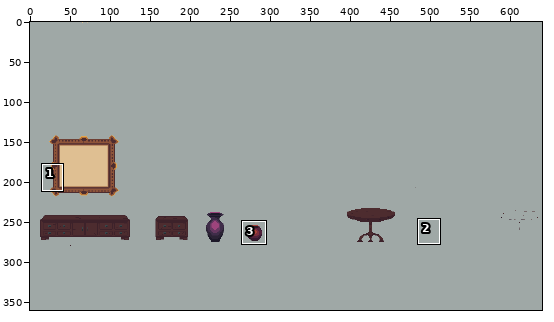
One commit to this pixel-art file: Personal_Genessis/Bocetos/assets fortaleza.aseprite. The picture above shows the old version from afar; the outline marks the close-up.
Close-up. Before the commit:
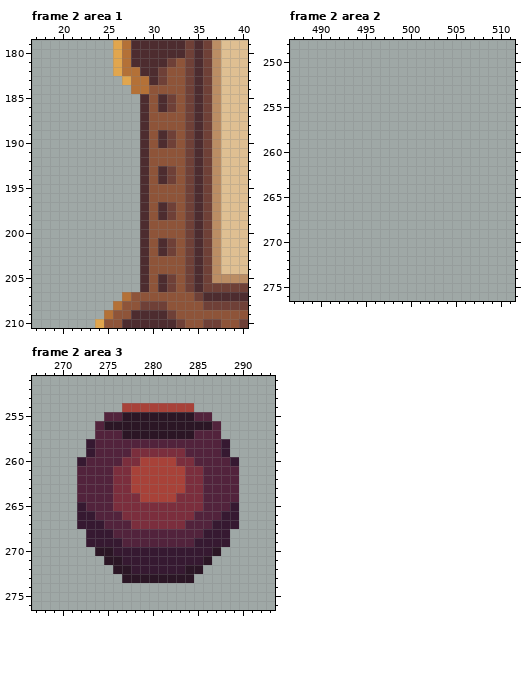
640x360 pixels, 11 frames. Colours within 5 levels of each other are drawn and written as one. Shown: frame 2 area 1: x 17..40, y 179..210; frame 2 area 2: x 487..511, y 248..276; frame 2 area 3: x 267..293, y 251..276. The commit also changed other frames or places, which this record leaves out.
After the commit:
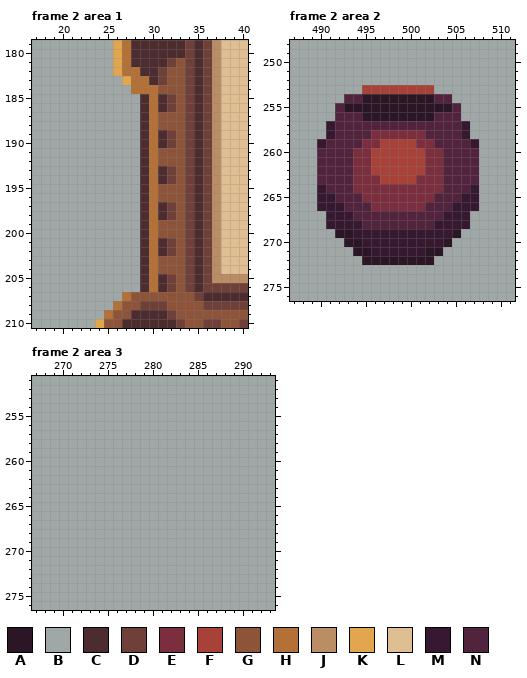
Palette (. is transparent): A #2b1625  B #9fa8a6  C #4d2c2f  D #6f4037  E #7b2e3d  F #a84239  G #8e5439  H #b47137  J #bb8d64  K #e1a64e  L #dfbf92  M #361931  N #52233c
From old to new:
Frame 2 area 1, layer "Layer 4":
y 184..206: x 30 G -> H
Frame 2 area 2, layer "Layer 4":
y 253: x 495..502 BBBBBBBB -> FFFFFFFF
y 254: x 493..504 BBBBBBBBBBBB -> NNAAAAAAAANN
y 255: x 492..505 BBBBBBBBBBBBBB -> NAAAAAAAAAAAAN
y 256: x 492..505 BBBBBBBBBBBBBB -> NNNAAAAAAAANNN
y 257: x 491..506 BBBBBBBBBBBBBBBB -> MNNNNNNNNNNNNNNM
y 258: x 491..506 BBBBBBBBBBBBBBBB -> MNNNNEEEEEENNNNM
y 259: x 490..507 BBBBBBBBBBBBBBBBBB -> MNNNNEEFFFFEENNNNM
y 260..262: x 490..507 BBBBBBBBBBBBBBBBBB -> NNNNEEFFFFFFEENNNN
y 263: x 490..507 BBBBBBBBBBBBBBBBBB -> NNNNEEEFFFFEEENNNN
y 264: x 490..507 BBBBBBBBBBBBBBBBBB -> MNNNEEEEEEEEEENNNM
y 265: x 490..507 BBBBBBBBBBBBBBBBBB -> MMNNNEEEEEEEENNNMM
y 266: x 490..507 BBBBBBBBBBBBBBBBBB -> MMMNNNEEEEEENNNMMM
y 267: x 491..506 BBBBBBBBBBBBBBBB -> MMMNNNNNNNNNNMMM
y 268: x 491..506 BBBBBBBBBBBBBBBB -> MMMMNNNNNNNNMMMM
y 269: x 492..505 BBBBBBBBBBBBBB -> AAMMMMMMMMMMMA
y 270: x 493..504 BBBBBBBBBBBB -> AAMMMMMMMMMA
y 271: x 494..503 BBBBBBBBBB -> AAMMMMMMAA
y 272: x 495..502 BBBBBBBB -> AAAAAAAA
Frame 2 area 3, layer "Layer 4":
y 254: x 277..284 FFFFFFFF -> BBBBBBBB
y 255: x 275..286 NNAAAAAAAANN -> BBBBBBBBBBBB
y 256: x 274..287 NAAAAAAAAAAAAN -> BBBBBBBBBBBBBB
y 257: x 274..287 NNNAAAAAAAANNN -> BBBBBBBBBBBBBB
y 258: x 273..288 MNNNNNNNNNNNNNNM -> BBBBBBBBBBBBBBBB
y 259: x 273..288 MNNNNEEEEEENNNNM -> BBBBBBBBBBBBBBBB
y 260: x 272..289 MNNNNEEFFFFEENNNNM -> BBBBBBBBBBBBBBBBBB
y 261..263: x 272..289 NNNNEEFFFFFFEENNNN -> BBBBBBBBBBBBBBBBBB
y 264: x 272..289 NNNNEEEFFFFEEENNNN -> BBBBBBBBBBBBBBBBBB
y 265: x 272..289 MNNNEEEEEEEEEENNNM -> BBBBBBBBBBBBBBBBBB
y 266: x 272..289 MMNNNEEEEEEEENNNMM -> BBBBBBBBBBBBBBBBBB
y 267: x 272..289 MMMNNNEEEEEENNNMMM -> BBBBBBBBBBBBBBBBBB
y 268: x 273..288 MMMNNNNNNNNNNMMM -> BBBBBBBBBBBBBBBB
y 269: x 273..288 MMMMNNNNNNNNMMMM -> BBBBBBBBBBBBBBBB
y 270: x 274..287 AAMMMMMMMMMMMA -> BBBBBBBBBBBBBB
y 271: x 275..286 AAMMMMMMMMMA -> BBBBBBBBBBBB
y 272: x 276..285 AAMMMMMMAA -> BBBBBBBBBB
y 273: x 277..284 AAAAAAAA -> BBBBBBBB
Pixel boxes of the changes (left, top, right, bottom) in both close-ups:
changed: (149, 85, 158, 292)
changed: (317, 85, 479, 265)
changed: (77, 403, 239, 583)
